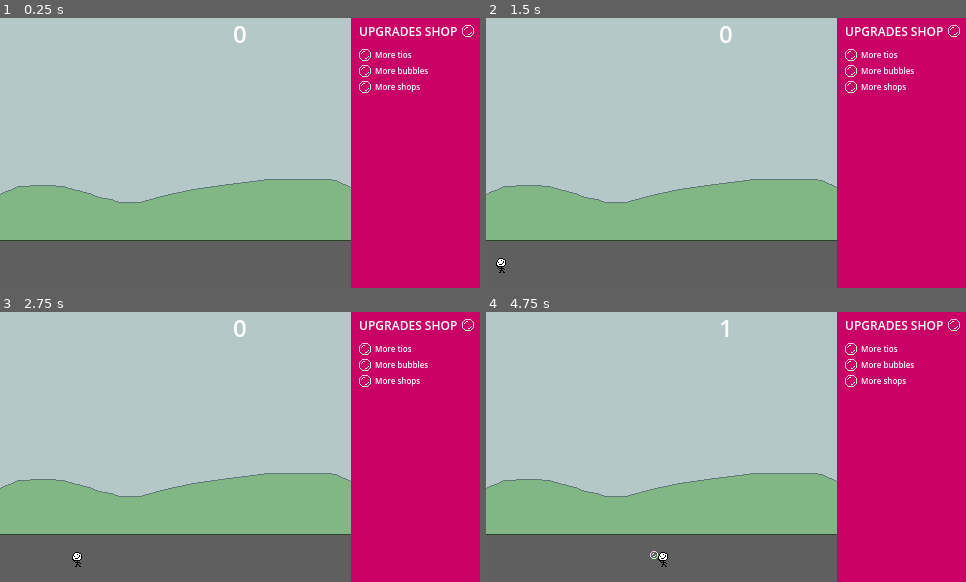
Above: before the commit, frames 1-4 (two rows, left to right).
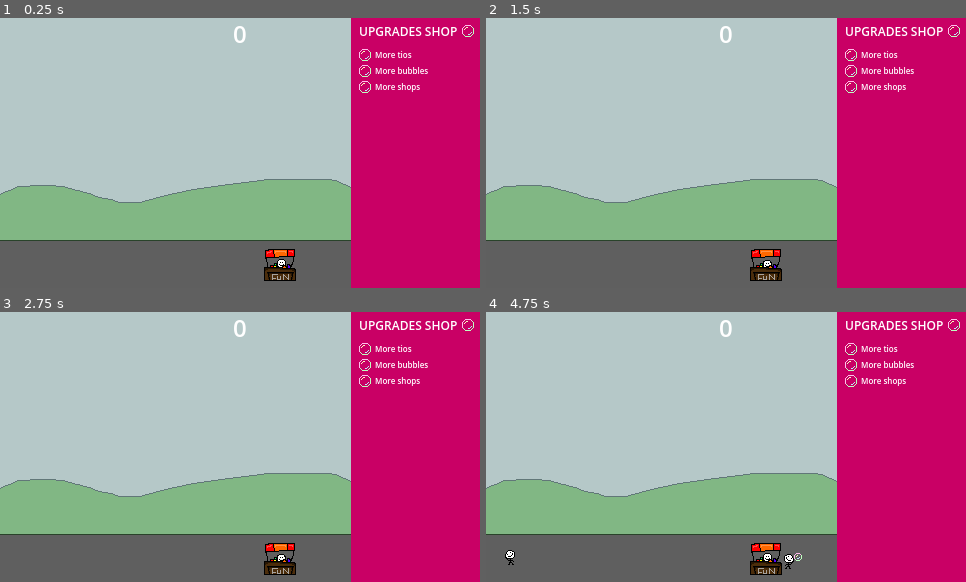
Above: after the commit, the same moments.

Repository: DISN-kolo/bubble-clicker-ggj25
Game: Godot game, scene res://main scene/MainScene.tscn
The game is run twice, just before and just after one commit, with the same random seed, the same clock (stepped at 60 frames per second) and the same inputs.
Inputs (mouse positions are in pixels of both pictures, inside the frame that each line leads up to):
- Up to frame 1 (0.25 s): no input
- Up to frame 2 (1.5 s): click (946, 34) at 0.5 s; click (850, 55) at 1.27 s
- Up to frame 3 (2.75 s): tap Enter (ui_accept) at 2, 2.27 s; move the mouse to (345, 433) at 2.02 s; hold Right (ui_right) from 2.03 s (still down); click (345, 433) at 2.1 s
- Up to frame 4 (4.75 s): move the mouse to (630, 460) at 2.77 s; click (630, 460) at 2.85 s; tap Enter (ui_accept) at 3.02, 4.52 s; move the mouse to (572, 544) at 3.52 s; release Right (ui_right) at 3.53 s; hold Left (ui_left) 3.53-4.28 s; click (572, 544) at 3.6 s; move the mouse to (702, 501) at 4.27 s; hold Right (ui_right) from 4.28 s (still down); click (702, 501) at 4.35 s

The runs differ from the first frame. In frame 1, 0.6% of the frame differs, in the area x 55-62%, y 85-98%; in frame 2, 0.7%; in frame 3, 0.7%; in frame 4, 1.0%, in the area x 3-66%, y 2-98%.

Commit message:
shop is back on the default spawn, also reduced maximum limits of cheating to combat performance problems, seems okay now. it's not like having THAT MANY BUBBLES be poppable is gonna make people pop them

Diff:
--- a/main scene/MainScene.gd
+++ b/main scene/MainScene.gd
@@ -15,9 +15,9 @@
 
 # Called when the node enters the scene tree for the first time.
 func _ready():
-	#instance_of_shop = shop.instantiate()
-	#instance_of_shop.global_position = Vector2(rng.randi_range(-100, 100), rng.randi_range(110, 120))
-	#add_child(instance_of_shop)
+	instance_of_shop = shop.instantiate()
+	instance_of_shop.global_position = Vector2(rng.randi_range(-100, 100), rng.randi_range(110, 120))
+	add_child(instance_of_shop)
 	pass # Replace with function body.
 
 func _process(delta):
@@ -25,15 +25,17 @@
 		get_tree().quit()
 	if Input.is_action_just_pressed("cheat"):
 		Events.tio_spawn_time /= 2
-		if (Events.tio_spawn_time <= 0.01):
-			Events.tio_spawn_time = 0.01
+		if (Events.tio_spawn_time <= 0.5):
+			Events.tio_spawn_time = 0.5
 		Events.bubble_growth_time /= 2
-		if (Events.bubble_growth_time <= 0.01):
-			Events.bubble_growth_time = 0.01
-		Events.tio_shopping_time += 1
+		if (Events.bubble_growth_time <= 0.1):
+			Events.bubble_growth_time = 0.1
+		Events.tio_shopping_time += 0.5
+		if (Events.tio_shopping_time > 3):
+			Events.tio_shopping_time = 3
 		Events.tio_bubbling_time /= 2
-		if (Events.tio_bubbling_time <= 0.01):
-			Events.tio_bubbling_time = 0.01
+		if (Events.tio_bubbling_time <= 0.3):
+			Events.tio_bubbling_time = 0.3
 		Events.tio_maximum_bubbles += 1
 
 func _on_timer_timeout():
